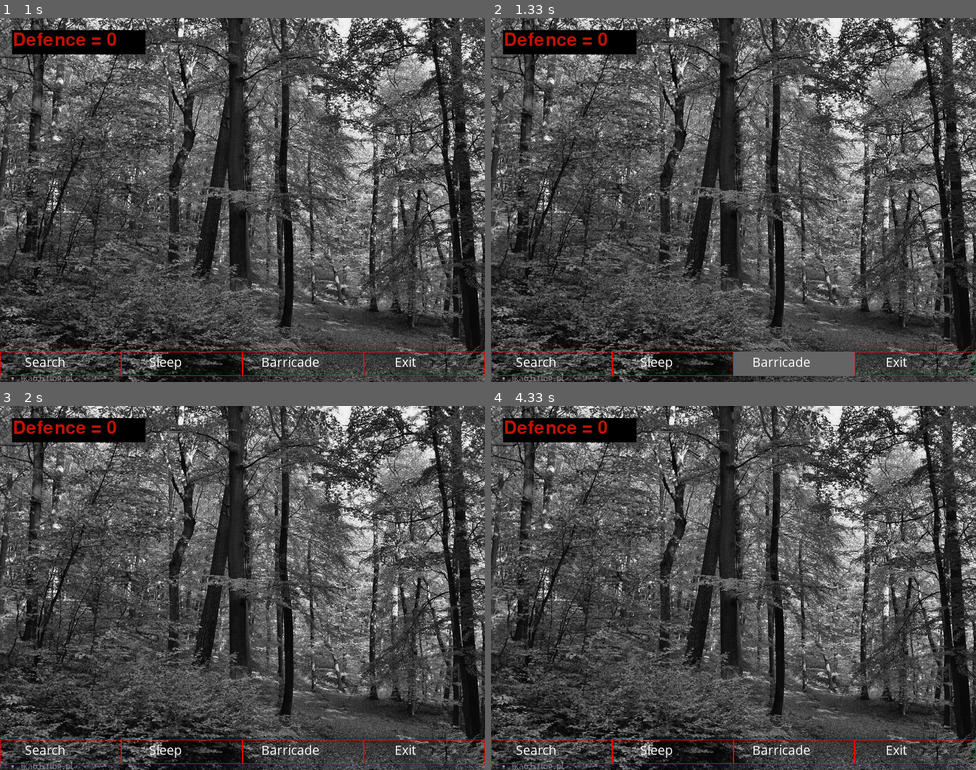
Above: before the commit, frames 1-4 (two rows, left to right).
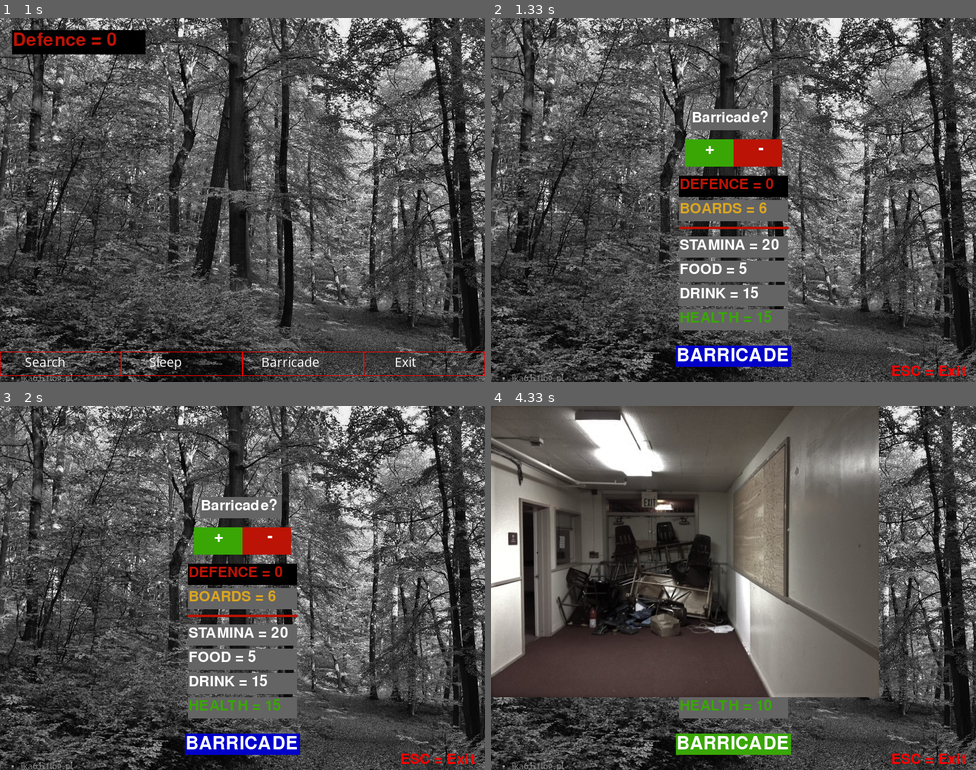
Above: after the commit, the same moments.

Repository: darek-k/pygame-project
Game: pygame game, started from test.py
Same seed, same stepped clock (60 frames per second), same inputs: the game is played once before the commit and once after it.
Inputs (mouse positions are in pixels of both pictures, inside the frame that each line leads up to):
- Up to frame 1 (1 s): click "START" at 0.38 s; click (295, 47) at 0.72 s
- Up to frame 2 (1.33 s): click "Barricade" at 1.05 s
- Up to frame 3 (2 s): click (218, 540) at 1.38 s, where only the run after the commit has a clickable "+"; click (266, 540) at 1.72 s, where only the run after the commit has a clickable "-"
- Up to frame 4 (4.33 s): click (709, 540) at 2.05 s, where only the run after the commit has a clickable "+"; click (709, 540) at 2.38 s, where only the run after the commit has a clickable "+"; click (757, 540) at 2.72 s, where only the run after the commit has a clickable "-"; click (709, 540) at 3.05 s, where only the run after the commit has a clickable "+"; click (709, 540) at 3.38 s, where only the run after the commit has a clickable "+"; click (709, 540) at 3.72 s, where only the run after the commit has a clickable "+"; click (733, 744) at 4.05 s, where only the run after the commit has a clickable "BARRICADE"

Frame 1 is identical in both runs. In frame 2, 13% of the frame differs, in the area x 0-100%, y 3-99%; in frame 3, 12%; in frame 4, 52%, in the area x 0-100%, y 0-99%.

Commit message:
Add Barricade option

Diff:
--- a/test.py
+++ b/test.py
@@ -158,10 +158,10 @@
         self.attack = 1
         self.defence = 1
 
-        self.food = 90
-        self.drink = 50
-        self.stamina = 60
-        self.health = 50
+        self.food = 5
+        self.drink = 15
+        self.stamina = 20
+        self.health = 15
 
         self.exp = 0
         self.level = 1
@@ -425,6 +425,180 @@
 sleep = Sleep()  # Instance of Sleep class
 
 
+class Barricade:
+
+    def open_barricade_window(self, image, previous_window):
+        # h = str(1)
+        # stamina = int(player1.stamina) + 10
+        # hours_to_full_stamina = int((100 - player1.stamina) / 10)
+
+        # health = int(player1.health) + 10
+        # hours_to_full_health = int((80 - player1.health) / 10)
+
+        defence_on_begin = location_window.defence
+        defence = location_window.defence
+
+        stamina_on_begin = int(player1.stamina)
+        stamina = int(player1.stamina)
+
+        food_on_begin = int(player1.food)
+        food = int(player1.food)
+
+        drink_on_begin = int(player1.drink)
+        drink = int(player1.drink)
+
+        health_on_begin = int(player1.health)
+        health = int(player1.health)
+        count_health = 0
+
+        names_list = []
+        for item in inventory.inventory:
+            names_list.append(item.name.strip())
+
+        boards_number_on_begin = names_list.count('Board')
+        boards_number = names_list.count('Board')
+
+        # if player1.food > 0:
+        #     food = int(player1.food) - 5
+        # if player1.drink > 0:
+        #     drink = int(player1.drink) - 5
+
+        while True:
+            for event in pygame.event.get():
+                if event.type == pygame.QUIT:
+                    pygame.quit()
+                    sys.exit()
+
+                if event.type == pygame.KEYDOWN and event.key == pygame.K_ESCAPE:
+                    return previous_window
+
+                if event.type == pygame.MOUSEBUTTONDOWN:  # click "+" Button
+                    button = pygame.Rect(320, 200, 80, 45)
+                    if event.button == 1:
+                        if button.collidepoint(event.pos):
+                            # Change DEFENCE stat
+                            if defence == 100:
+                                print("DEFENCE = MAX")
+                            elif defence < 100:
+                                if boards_number > 0:
+                                    if stamina > 5:
+                                        defence += 20
+                                        if defence > 100:
+                                            defence = 100
+                                        boards_number -= 1
+                                        stamina -= 5
+                                        if food > 0:
+                                            food -= 5
+                                        else:
+                                            food = 0
+                                            if health > 5:
+                                                health -= 5
+                                                count_health += 1
+                                            else:
+                                                print("Health too low")
+                                        if drink > 0:
+                                            drink -= 5
+                                        else:
+                                            drink = 0
+                                            if health > 5:
+                                                health -= 5
+                                                count_health += 1
+                                            else:
+                                                print("Health too low")
+                                    elif stamina <= 5:
+                                        print("Stamina too low")
+                                elif boards_number == 0:
+                                    print("You don't have boards")
+
+                            print(count_health)
+
+
+                if event.type == pygame.MOUSEBUTTONDOWN:  # click "-" Button
+                    button = pygame.Rect(400, 200, 80, 45)
+                    if event.button == 1:
+                        if button.collidepoint(event.pos):
+
+                            if defence > defence_on_begin:
+                                defence -= 20
+
+                            if boards_number < boards_number_on_begin:
+                                boards_number += 1
+
+                            if stamina < stamina_on_begin:
+                                stamina += 5
+
+                            if food < food_on_begin:
+                                food += 5
+
+                            if drink < drink_on_begin:
+                                drink += 5
+
+                            if health < health_on_begin:
+                                health += 5
+                                count_health -= 1
+
+
+                if event.type == pygame.MOUSEBUTTONDOWN:  # click BARRICADE Button
+                    button = pygame.Rect(305, 540, 190, 35)
+                    if event.button == 1:
+                        if button.collidepoint(event.pos):
+                            location_window.defence = defence
+                            player1.stamina = stamina
+                            player1.health = health
+                            player1.food = food
+                            player1.drink = drink
+
+                            # USUN DESKI
+
+                            # Barricade "animation"
+                            barricade_image = pygame.image.load('barricade.jpg')
+                            display.blit(barricade_image, (0, 0))
+                            pygame.display.update()
+                            time.sleep(0.8)
+
+                            return previous_window
+
+            # Window settings and graphic
+            pygame.display.set_caption("Barricade")
+            location_image = pygame.image.load(image)
+            display.blit(location_image, (0, 0))
+
+            button_maker(330, 150, 135, 35, 'grey', 'grey', '', 35, "Barricade?", 'white',
+                         transparent_on=False, transparent_off=False)  # Barricade?
+
+            button_maker(320, 200, 80, 45, 'green', 'green', '', 40, '    +', 'white',  # +
+                         transparent_on=False, transparent_off=False)
+            button_maker(400, 200, 80, 45, 'red', 'red', '', 40, '     -', 'white',  # -
+                         transparent_on=False, transparent_off=False)
+
+            button_maker(310, 260, 180, 35, 'black', 'black', '', 35, 'DEFENCE = ' + str(defence), 'red',  # Defence
+                         transparent_on=False, transparent_off=False)
+            button_maker(310, 300, 180, 35, 'grey', 'grey', '', 35, 'BOARDS = ' + str(boards_number), 'gold',  # Boards
+                         transparent_on=False, transparent_off=False)
+
+            pygame.draw.line(display, colors['red'], (310, 345), (490, 345), 4) # line
+
+            button_maker(310, 360, 180, 35, 'grey', 'grey', '', 35, 'STAMINA = ' + str(stamina), 'white',  # Stamina
+                         transparent_on=False, transparent_off=False)
+            button_maker(310, 400, 180, 35, 'grey', 'grey', '', 35, 'FOOD = ' + str(food), 'white',  # Food
+                         transparent_on=False, transparent_off=False)
+            button_maker(310, 440, 180, 35, 'grey', 'grey', '', 35, 'DRINK = ' + str(drink), 'white',  # Drink
+                         transparent_on=False, transparent_off=False)
+            button_maker(310, 480, 180, 35, 'grey', 'grey', '', 35, 'HEALTH = ' + str(health), 'green',  # Drink
+                         transparent_on=False, transparent_off=False)
+
+            button_maker(305, 540, 190, 35, 'green', 'blue', '', 45, 'BARRICADE', 'white',  # BARRICADE
+                         transparent_on=False, transparent_off=False)
+
+            writing_text('', 35, 'ESC = Exit', 'pure_red', 660, 570)
+
+            pygame.display.update()
+            clock.tick(FPS)
+
+
+barricade = Barricade()  # Instance of Barricade class
+
+
 # Items class
 class Item:
     def __init__(self, name, attribute, size_x, size_y, type, icon):
@@ -681,15 +855,16 @@
 
 # Add items to inventory
 inventory.add_to_inventory(painkillers)
-inventory.add_to_inventory(sword)
-inventory.add_to_inventory(key)
 inventory.add_to_inventory(board)
+inventory.add_to_inventory(board)
+inventory.add_to_inventory(board)
+inventory.add_to_inventory(board)
+inventory.add_to_inventory(board)
+inventory.add_to_inventory(board)
 
 inventory.add_to_inventory(vest)
 
 inventory.add_to_inventory(cocaine)
-
-inventory.add_to_inventory(fishing_trouser)
 
 inventory.add_to_inventory(water)
 
@@ -1397,6 +1572,12 @@
                         if button.collidepoint(event.pos):
                             sleep.open_sleep_window(image, location_window.open_location_window)
 
+                if event.type == pygame.MOUSEBUTTONDOWN:  # Barricade
+                    button = pygame.Rect(400, 550, 200, 40)
+                    if event.button == 1:
+                        if button.collidepoint(event.pos):
+                            barricade.open_barricade_window(image, location_window.open_location_window)
+
                 if event.type == pygame.MOUSEBUTTONDOWN:  # Exit
                     button = pygame.Rect(600, 550, 200, 40)
                     if event.button == 1:
Binary file added: barricade.jpg
